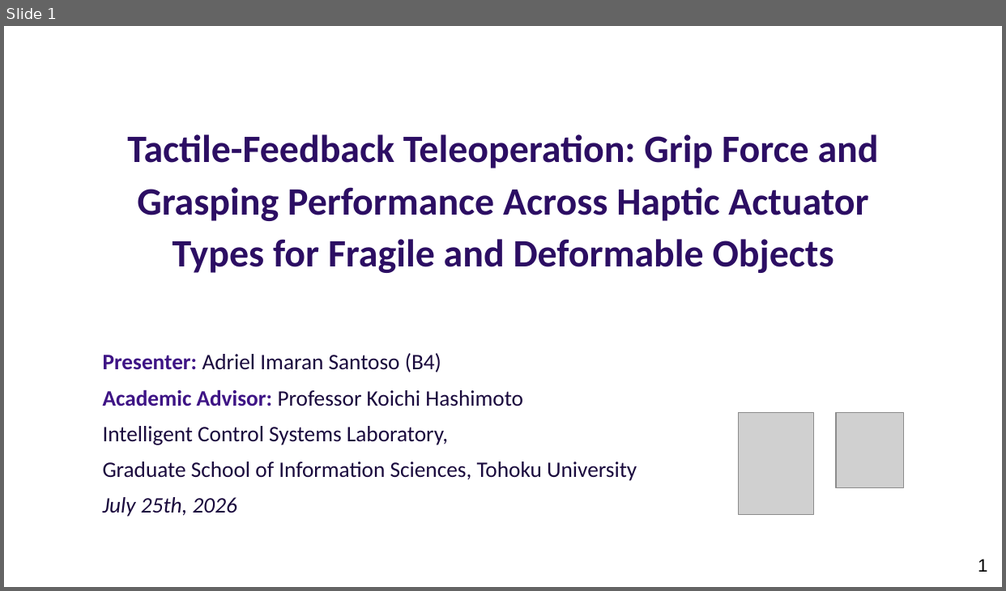
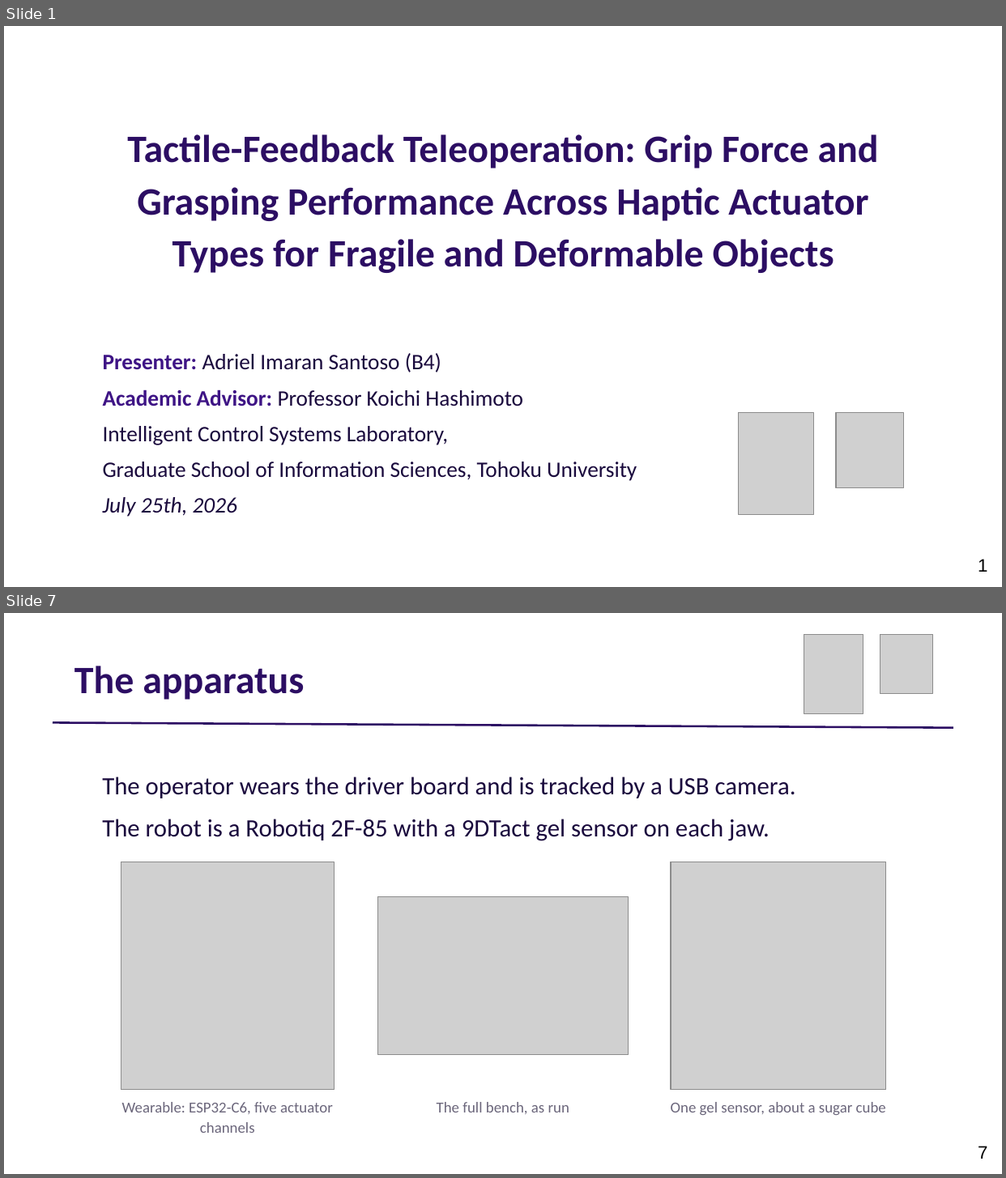
Before and after one commit to adibatic/gripper-haptic, a slide deck: thesis/presentation_slides.pptx. Shown one above the other, each under a label of ours: slide 1 before the commit, slides 1 and 7 after it; the slides between them are not shown. The pictures are 1006x591 and 1006x1178 pixels, drawn with LibreOffice and Linux fonts; fonts in the diff are those of the drawing; grey boxes stand for pictures. Boxes give left, top, right and bottom in pixels: in the first picture for what was removed or moved away, otherwise in the second. Text is boxed around its words. In the diff, an @@ line names an element or a change of style, - is before the commit and + after.

```diff
--- a/thesis/presentation_slides.pptx
+++ b/thesis/presentation_slides.pptx
@@ slide 7 added at <box>4,613,1002,1174</box>, background #FFFFFF @@
@@ picture added at <box>804,634,863,713</box> @@
@@ picture added at <box>880,634,933,693</box> @@
@@ text added at <box>74,666,304,700</box>, 28 pt, text #2C0E63, bold @@
+The apparatus
@@ line added from (53, 723) to (953, 728), #2C0E63 1.5 pt @@
@@ text added at <box>102,777,796,841</box>, 18 pt, text #1A0A3D @@
+The operator wears the driver board and is tracked by a USB camera.
+The robot is a Robotiq 2F-85 with a 9DTact gel sensor on each jaw.
@@ picture added at <box>121,862,334,1090</box> @@
@@ picture added at <box>671,862,886,1090</box> @@
@@ picture added at <box>377,897,628,1055</box> @@
@@ text added at <box>122,1102,333,1133</box>, 11 pt, text #6B667B @@
+Wearable: ESP32-C6, five actuator channels
@@ text added at <box>437,1102,569,1114</box>, 11 pt, text #6B667B @@
+The full bench, as run
@@ text added at <box>671,1102,886,1115</box>, 11 pt, text #6B667B @@
+One gel sensor, about a sugar cube
@@ page number added at <box>978,1146,987,1159</box>, 13 pt, text #000000 @@
+7
```
Also in this commit, not shown: 5 slides changed, 10 other slides added, 14 slides removed, 3 other files.
